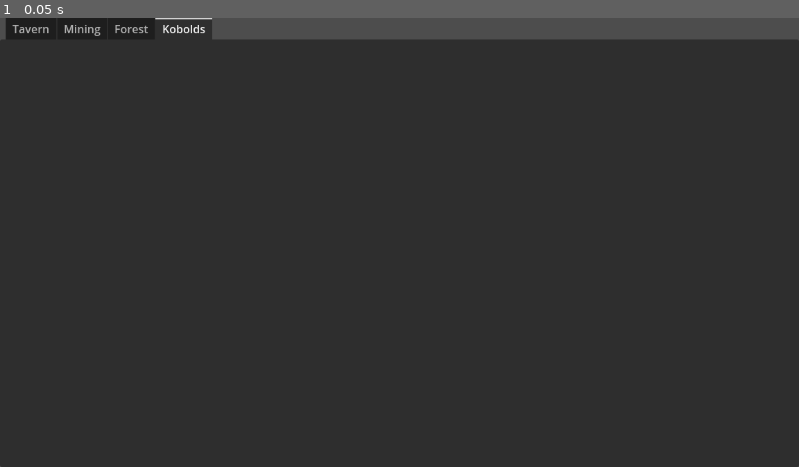
Above: before the commit, frame 1.
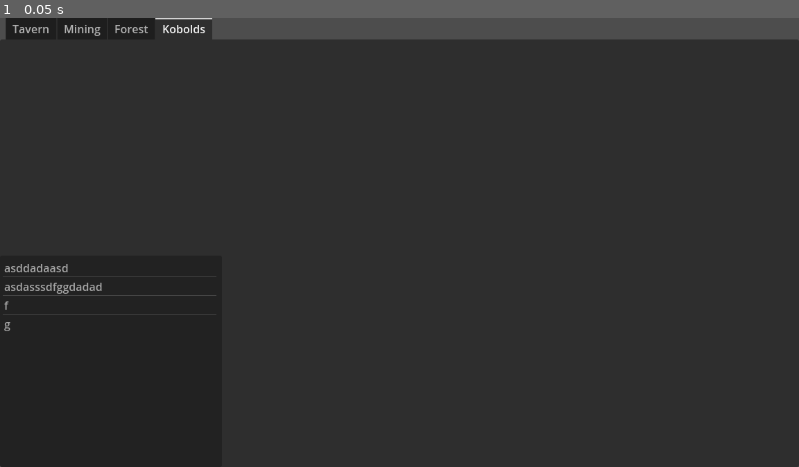
Above: after the commit, the same moment.

Repository: Random31234/managementgame
Game: Godot game, scene res://Scenes/Game.tscn
Two runs of this game, one before a commit and one after it. Both use one fixed random seed, a clock stepped at 60 frames per second and the inputs below. The project has no main scene, so this scene is started directly.
Inputs:
- Up to frame 1 (0.05 s): no input

The runs differ from the first frame. In frame 1, 0.2% of the frame differs, in the area x 0-13%, y 54-70%.

Commit message:
Update
Working on kobold placements

Diff:
--- a/Scenes/Game.tscn
+++ b/Scenes/Game.tscn
@@ -1,6 +1,7 @@
-[gd_scene load_steps=2 format=3 uid="uid://bj8mw8apgv0mj"]
+[gd_scene load_steps=3 format=3 uid="uid://bj8mw8apgv0mj"]
 
-[ext_resource type="Script" path="res://KoboldPlacements.gd" id="1_ae2s2"]
+[ext_resource type="Script" path="res://Scripts/KoboldPlacements.gd" id="1_ae2s2"]
+[ext_resource type="Script" path="res://Scripts/TestItemlist.gd" id="2_bufac"]
 
 [node name="Control" type="Control"]
 layout_mode = 3
@@ -40,3 +41,27 @@
 
 [node name="Node" type="Node" parent="Game area/Kobolds"]
 script = ExtResource("1_ae2s2")
+
+[node name="Control" type="Control" parent="Game area/Kobolds"]
+anchors_preset = 0
+offset_right = 40.0
+offset_bottom = 40.0
+
+[node name="ItemList" type="ItemList" parent="Game area/Kobolds/Control"]
+layout_mode = 1
+anchors_preset = 2
+anchor_top = 1.0
+anchor_bottom = 1.0
+offset_top = 272.0
+offset_right = 320.0
+offset_bottom = 577.0
+grow_vertical = 0
+select_mode = 1
+item_count = 4
+item_0/text = "asddadaasd"
+item_1/text = "asdasssdfggdadad"
+item_2/text = "f"
+item_3/text = "g"
+script = ExtResource("2_bufac")
+
+[connection signal="multi_selected" from="Game area/Kobolds/Control/ItemList" to="Game area/Kobolds/Control/ItemList" method="_on_multi_selected"]
Renamed: KoboldPlacements.gd -> Scripts/KoboldPlacements.gd
